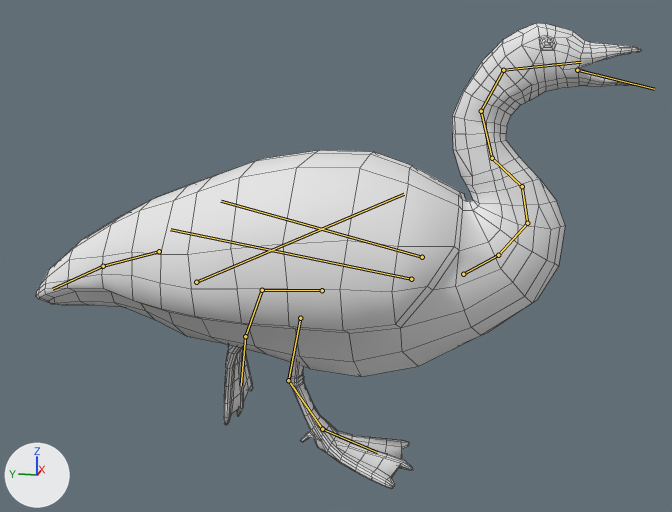
Before and after pictures for a commit that changed the FBX model Assets/Demos/Resources/Components/Maps/Animals/goose/goose.fbx.
Both versions are drawn from a 50 mm lens placed at (-1.016, -0.225, 0.482), pointed at (0.003, -0.022, 0.227). Arrows for +X, +Y and +Z are at lower left; the lights stay in place. The first picture is the older version. Both versions are drawn at frame 10 of the action 'goose-rig|walk'; the numbers are the values there. The bones that change, and the others that lie on the model, are drawn over the model as lines. Mesh edges are drawn as thin lines.

The first picture shows 'goose'.
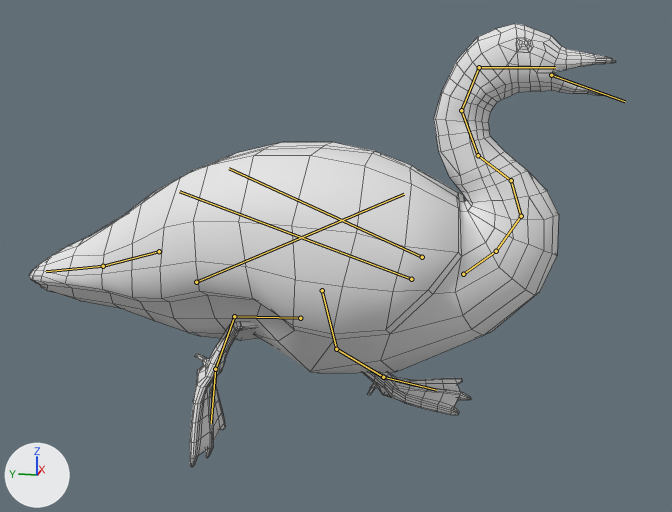
The edits, one by one:
Bone 'shoulders' (bone_shoulders) turns from (-4, 0, 0) to (-11, 0, 0) degrees about its own x, y and z.
Bone 'head' (bone_head) turns from (-21, -2, 0) to (-9, -1, 0) degrees about its own x, y and z.
Bone 'tail.001' (bone_tail_001) turns from (-2, 0, 0) to (16, 0, 0) degrees about its own x, y and z.
Bone 'thigh.l' (bone_thigh_l) turns from (0, 0, -3) to (0, 0, -80) degrees about its own x, y and z.
Bone 'leg.l' (bone_leg_l) turns from (1, 1, 25) to (3, 1, 45) degrees about its own x, y and z.
Bone 'toe.l' (bone_toe_l) turns from (-2, -1, -30) to (-3, -1, -50) degrees about its own x, y and z.
Bone 'thigh.r' (bone_thigh_r) turns from (0, 0, 80) to (0, 0, -21) degrees about its own x, y and z.
Bone 'leg.r' (bone_leg_r) turns from (3, -1, -45) to (1, -1, -25) degrees about its own x, y and z.
Bone 'toe.r' (bone_toe_r) turns from (-3, 1, 50) to (-3, 1, 45) degrees about its own x, y and z.
Bone 'wing.l' (bone_wing_l) turns from (-3, 0, 0) to (7, -1, 0) degrees about its own x, y and z.
Bone 'wing.r' (bone_wing_r) turns from (-3, 0, 0) to (7, 1, 0) degrees about its own x, y and z.

What differs and where, as boxes [x1, y1, x2, y2] in the pictures (672 x 512 px):
'goose', posed
    before: [36, 23, 642, 489]
    after: [29, 24, 616, 467]
bone 'shoulders', root to tip
    before: (463, 274) to (498, 255)
    after: (463, 274) to (496, 251)
bone 'head', root to tip
    before: (503, 70) to (581, 62)
    after: (479, 67) to (555, 67)
bone 'tail.001', root to tip
    before: (103, 266) to (52, 289)
    after: (103, 266) to (46, 271)
bone 'thigh.l', root to tip
    before: (300, 318) to (288, 380)
    after: (300, 318) to (234, 316)
bone 'leg.l', root to tip
    before: (288, 380) to (322, 429)
    after: (234, 316) to (215, 369)
bone 'toe.l', root to tip
    before: (322, 429) to (377, 452)
    after: (215, 369) to (211, 423)
bone 'thigh.r', root to tip
    before: (322, 290) to (262, 290)
    after: (322, 290) to (336, 349)
bone 'leg.r', root to tip
    before: (262, 290) to (245, 336)
    after: (336, 349) to (383, 377)
bone 'toe.r', root to tip
    before: (245, 336) to (241, 385)
    after: (383, 377) to (436, 390)
bone 'wing.l', root to tip
    before: (411, 279) to (170, 229)
    after: (411, 279) to (179, 191)
bone 'wing.r', root to tip
    before: (422, 257) to (221, 201)
    after: (422, 257) to (229, 168)
